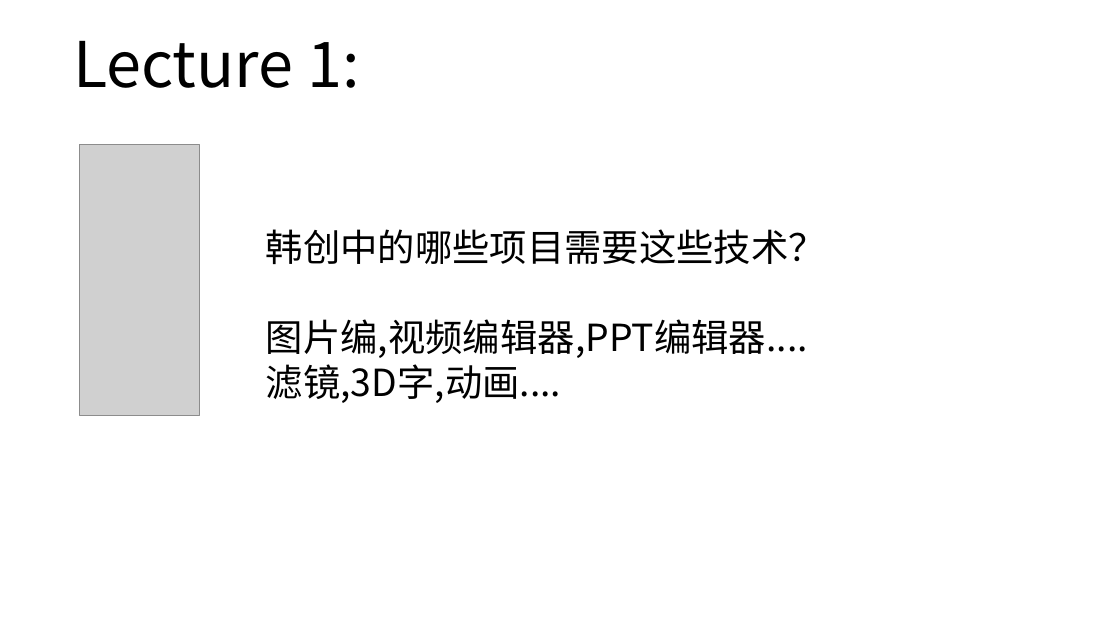
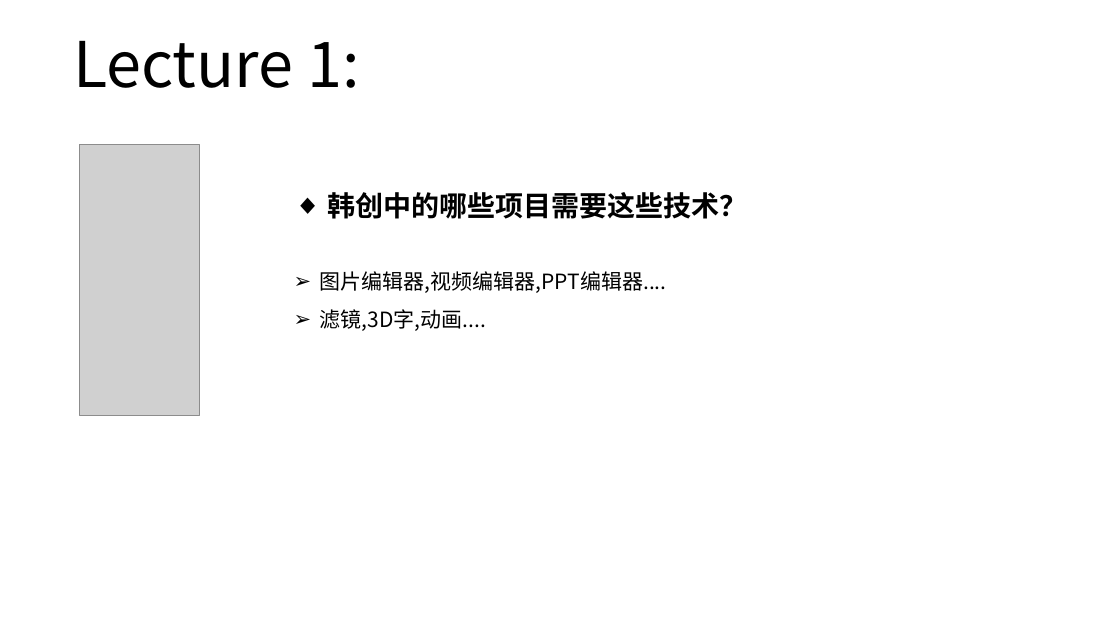
Before and after one commit to sunshaobin/graphical-course, a slide deck: slide 11 of courseware-materials/lecture1/graphical-course-lecture1.pptx. Drawn at 1120x630 pixels with LibreOffice and Linux fonts; fonts in the diff are those of the drawing; grey boxes stand for pictures. Boxes give left, top, right and bottom in pixels: in the first picture for what was removed or moved away, otherwise in the second. Text is boxed around its words. In the diff, an @@ line names an element or a change of style, - is before the commit and + after.

```diff
--- a/courseware-materials/lecture1/graphical-course-lecture1.pptx
+++ b/courseware-materials/lecture1/graphical-course-lecture1.pptx
@@ text "韩创中的哪些项目需要这些技术？" moved from (x1=266, y1=229, x2=826, y2=403) to (x1=320, y1=192, x2=748, y2=331) @@
@@ text at (x1=320, y1=192, x2=748, y2=331): size 32 to 24 pt, bold on in "韩创中的哪些项目需要这些技术？"; size 32 to 18 pt in "滤镜,3D字,动画...."; bullet none to ◆; bullet none to ➢; line spacing 1 to 1.5 @@
@@ text at (x1=320, y1=271, x2=667, y2=293): text changed; size 32 to 18 pt @@
-图片编,视频编辑器,PPT编辑器....
+➢ 图片编辑器,视频编辑器,PPT编辑器....
```
Also in this commit, not shown: 15 other slides changed, 1 other file.
